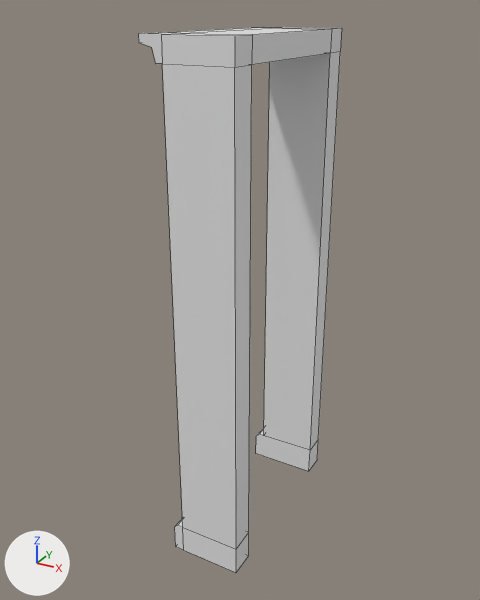
A saved change to the FBX model Assets/[0] Imported/3D Models/1m Modular Kit/Wall_Doorframe.fbx.
Camera for both pictures: a 50 mm lens placed at (1.68, -2.6, 2.49), pointed at (0.26, -0.02, 1.2). Every picture has the same lights, and +X, +Y and +Z are marked at lower left. The picture after the commit comes second. Mesh edges are drawn as thin lines.

Script lines for the objects in view, before the commit:
```python
me_cube_014 = bpy.data.meshes.new('Cube.014')
me_cube_014.from_pydata(...)  # 60 vertices, 51 faces; spans x 0.1..0.5, y -0.5..0.5, z 0.0..2.4
# before: 30 (0.2, 0.38, 0.0) at pixel (263, 455), 31 (0.2, -0.38, 0.0), 34 (0.5, -0.38, 0.0) at pixel (248, 555), 35 (0.5, 0.38, 0.0) at pixel (308, 471), 38 (0.5, 0.38, 0.15) at pixel (310, 450)
# before: 39 (0.5, -0.38, 0.15) at pixel (248, 532), 40 (0.2, -0.38, 0.15), 41 (0.2, 0.38, 0.15) at pixel (263, 435), 42 (0.15, 0.38, 0.0) at pixel (255, 453), 43 (0.15, -0.38, 0.0)
# before: 44 (0.17, -0.38, 0.15), 45 (0.17, 0.38, 0.15) at pixel (259, 434), 46 (0.15, 0.38, 0.13) at pixel (256, 436), 47 (0.15, -0.38, 0.13)
ob_wall__door = bpy.data.objects.new('Wall (Door)', me_cube_014)
ob_wall__door.location = (0.0, 0.0, 0.0)
```
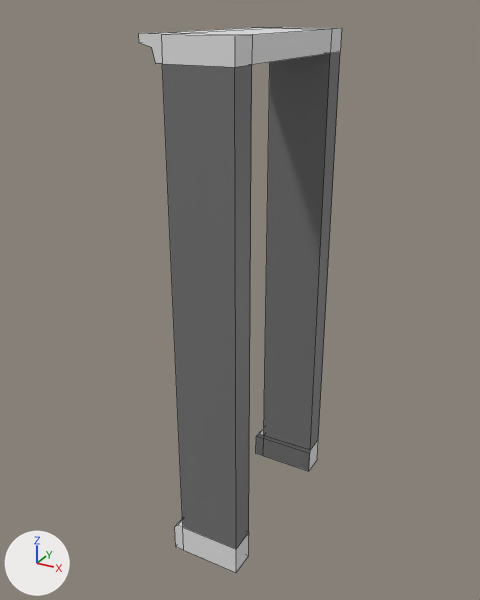
Boxes [x1, y1, x2, y2] around the edits, measured in the pictures (480 x 600 px):
part 1 of me_cube_014, added: after [257, 435, 310, 469]
part 2 of me_cube_014, recoloured (white to grey): [162, 52, 340, 549] in both

Edits to the bpy script that builds the scene:
```text
Add mat_skirt:
    mat_skirt = principled_material('Skirt')
    mat_skirt.base_color = (0.8, 0.8, 0.8)  # white #e7e7e7
Add mat_wall:
    mat_wall = principled_material('Wall')
    mat_wall.base_color = (0.172, 0.172, 0.172)  # grey #737373
Change me_cube_014:
    used by ob_wall__door; location = (0.0, 0.0, 0.0)
    verts and faces of me_cube_014; kept vertices keep their numbers, new ones are numbered from 60
    remove me_cube_014.from_pydata(...)  # 60 vertices, 51 faces; spans x 0.1..0.5, y -0.5..0.5, z 0.0..2.4
    add me_cube_014.from_pydata(...)  # 64 vertices, 60 faces; spans x 0.1..0.5, y -0.5..0.5, z 0.0..2.4
    me_cube_014 part 1
    add for new, old in zip([*range(60, 64)], [30, 31, 34, 35]): verts[new] = verts[old] + (0.0, 0.0, 0.13)
    add faces += [(41, 45, 46, 60), (30, 60, 46, 42), (38, 41, 60, 63), (30, 35, 63, 60), (40, 61, 47, 44), (31, 43, 47, 61)]  # mat_skirt (white #e7e7e7)
    add faces += [(39, 62, 61, 40), (31, 61, 62, 34)]  # mat_skirt (white #e7e7e7)
    me_cube_014 part 2: 8 faces spanning x 0.2..0.5, y -0.5..0.5, z 0.15..2.3 switch from no material to mat_wall (grey #737373)
    other edits to the shape of me_cube_014 do not show in these pictures
    add me_cube_014.materials.append(mat_skirt)  # white #e7e7e7
```
